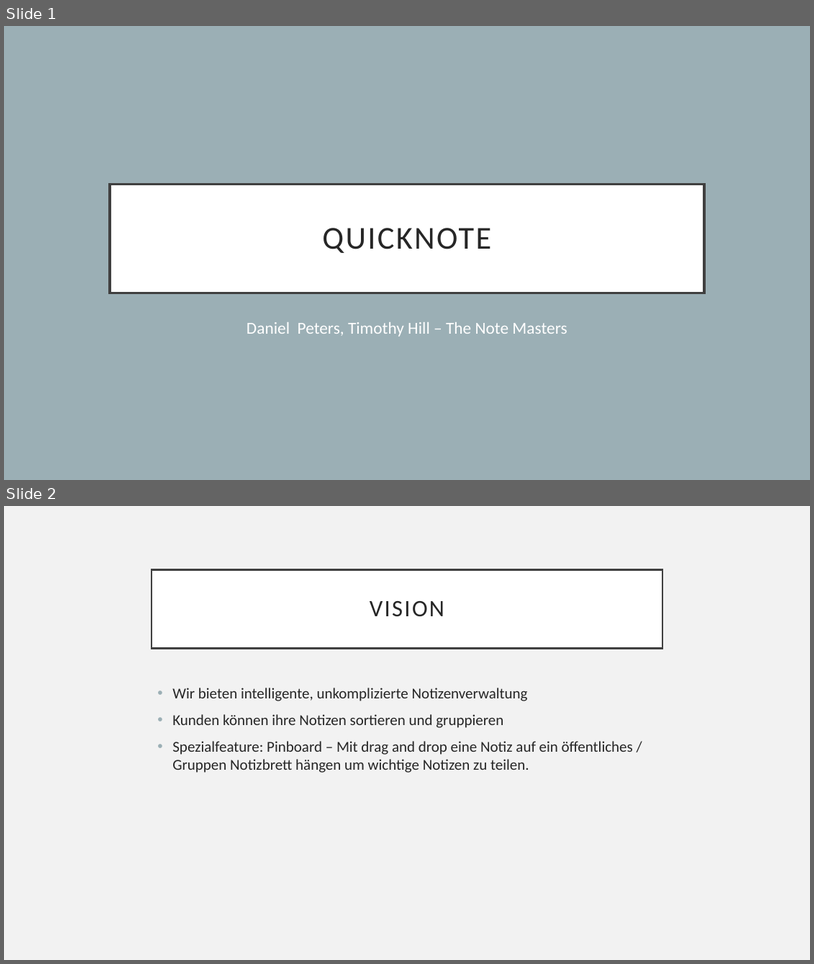
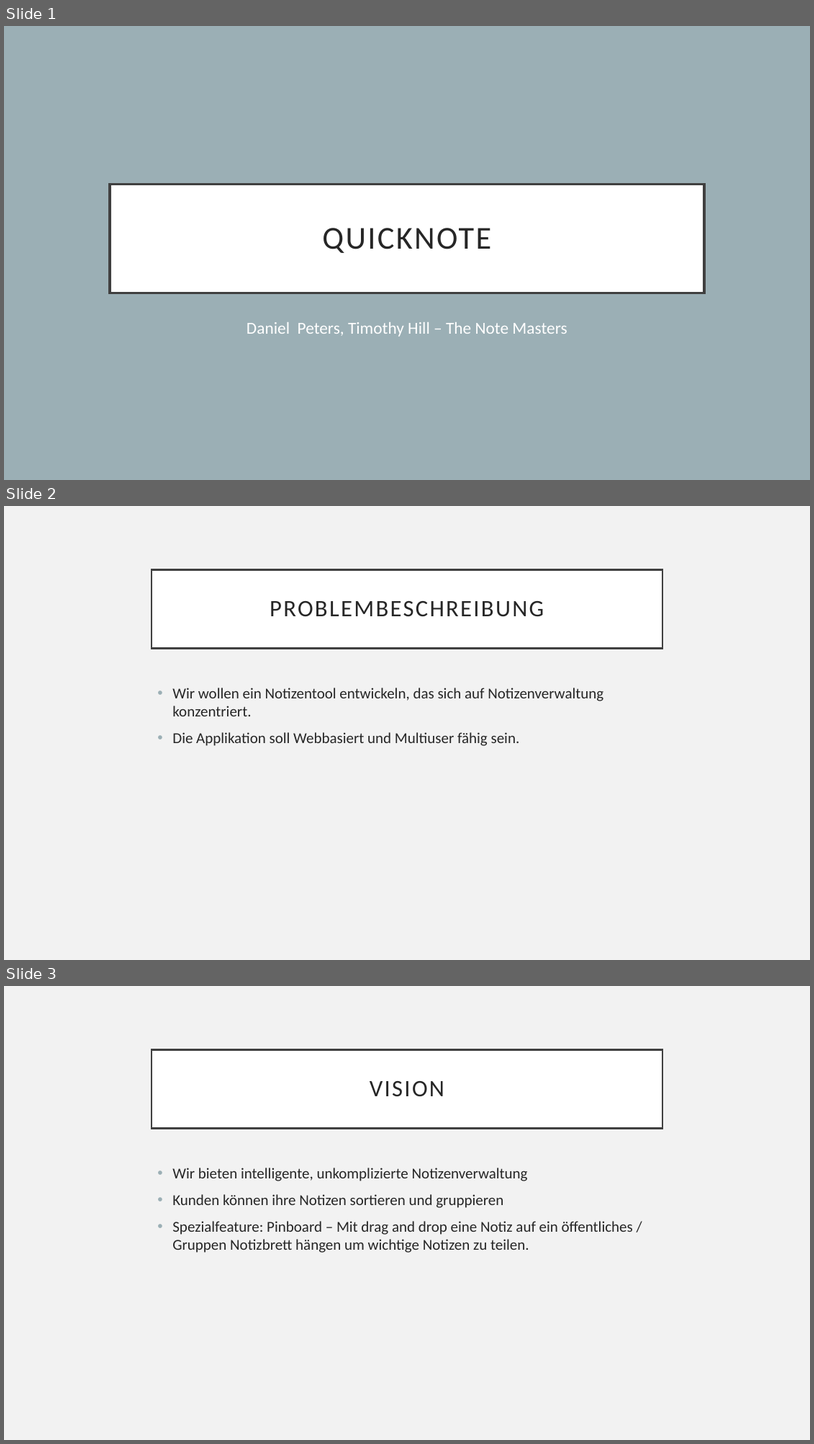
Before and after one commit to danielHPeters/QuickNote, a slide deck: docs/tbz-AP15a-M306-product-pitch.pptx. Shown one above the other, each under a label of ours: slides 1 and 2 before the commit, slides 1, 2 and 3 after it. The pictures are 814x964 and 814x1444 pixels, drawn with LibreOffice and Linux fonts; fonts in the diff are those of the drawing. Boxes give left, top, right and bottom in pixels: in the first picture for what was removed or moved away, otherwise in the second. Text is boxed around its words. In the diff, an @@ line names an element or a change of style, - is before the commit and + after.

```diff
--- a/docs/tbz-AP15a-M306-product-pitch.pptx
+++ b/docs/tbz-AP15a-M306-product-pitch.pptx
@@ slide 2 added at <box>4,506,810,960</box>, background #F2F2F2 @@
@@ title added at <box>152,569,663,648</box>, fill #FFFFFF, outline #404040 2.5 pt, 28 pt, text #262626 @@
+PROBLEMBESCHREIBUNG
@@ text added at <box>172,687,604,746</box>, 18 pt, text #262626 @@
+• Wir wollen ein Notizentool entwickeln, das sich auf Notizenverwaltung konzentriert.
+• Die Applikation soll Webbasiert und Multiuser fähig sein.
@@ what was slide 2 is now slide 3 @@
```
Also in this commit, not shown: 7 other files.
